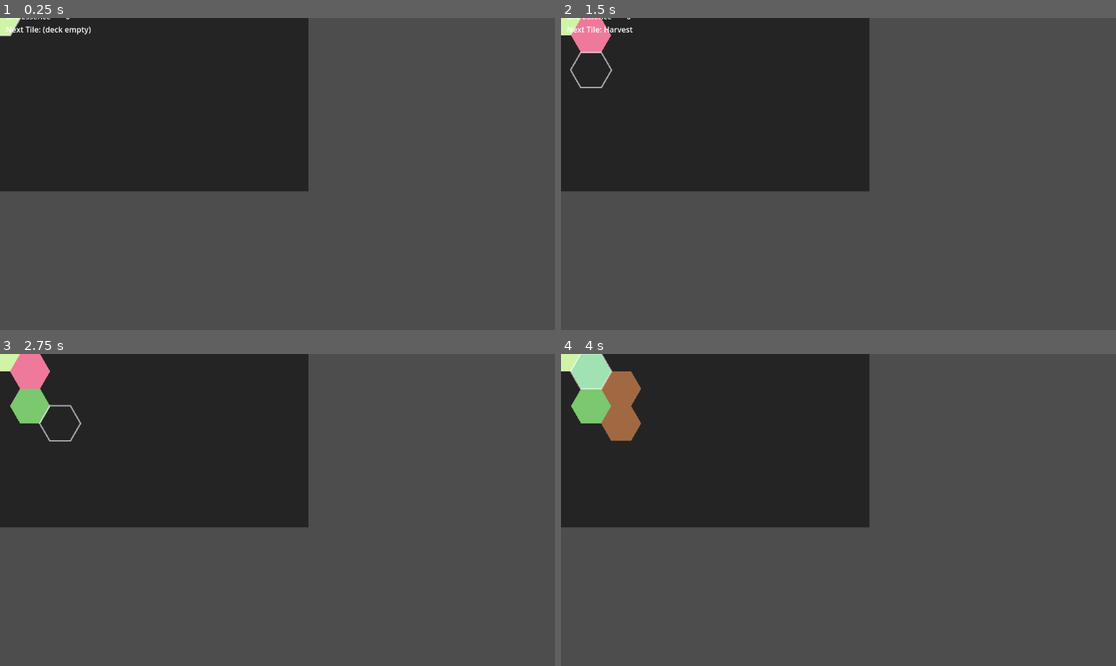
Above: before the commit, frames 1-4 (two rows, left to right).
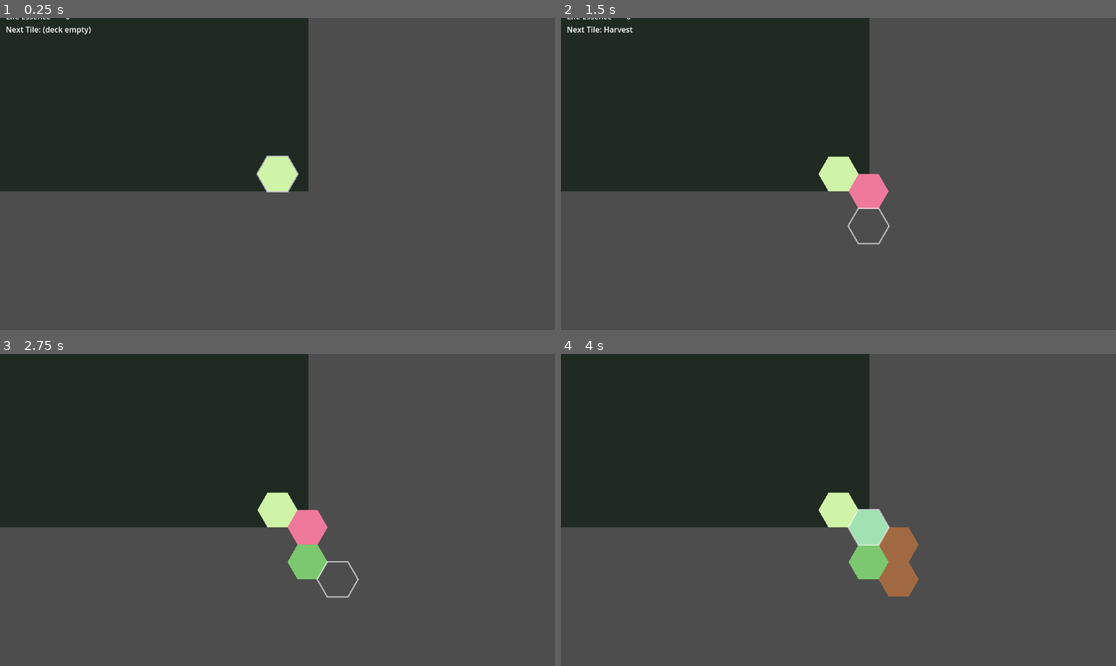
Above: after the commit, the same moments.

Repository: Millstreamu/BumbleJess
Game: Godot game, scene res://scenes/Main.tscn
Same seed, same stepped clock (60 frames per second), same inputs: the game is played once before the commit and once after it.
Inputs:
- Up to frame 1 (0.25 s): no input
- Up to frame 2 (1.5 s): tap Enter at 0.5 s; hold Right (ui_right) 0.53-1.28 s; tap Tab at 0.6, 1.35 s; tap Space (ui_accept) at 0.77, 1.25 s; hold Down (ui_down) from 1.28 s (still down)
- Up to frame 3 (2.75 s): tap Space (ui_accept) at 1.52, 2 s; release Down (ui_down) at 2.03 s; hold Right (ui_right) from 2.03 s (still down); tap Tab at 2.1 s
- Up to frame 4 (4 s): tap Space (ui_accept) at 2.75, 3.02, 3.5, 3.77 s; release Right (ui_right) at 2.78 s; hold Up (ui_up) 2.78-3.53 s; tap Tab at 2.85, 3.6 s; hold Left (ui_left) from 3.53 s (still down)

The runs differ from the first frame. In frame 1, 0.9% of the frame differs, in the area x 0-54%, y 0-56%; in frame 2, 2.2%; in frame 3, 3.4%; in frame 4, 5.7%, in the area x 0-65%, y 0-78%.
Error before the commit: Parse Error: Could not preload resource script "res://src/systems/Enclosure.gd". (res://scripts/Main.gd:4)

Commit message:
Fix enclosure helper usage and type warnings

Diff:
--- a/src/systems/Enclosure.gd
+++ b/src/systems/Enclosure.gd
@@ -41,29 +41,26 @@
         for k in RunState.overgrowth.keys():
                 og[k] = true
 
-        func is_empty(ax: Vector2i) -> bool:
-                var k := key(ax)
-                return (not placed.has(k)) and (not og.has(k))
-
         var visited := {}
         var queue: Array = []
-
-        func enqueue(ax: Vector2i) -> void:
-                var k := key(ax)
-                if visited.has(k):
-                        return
-                queue.append(ax)
+        var enqueued := {}
 
         for q in range(min_q, max_q + 1):
                 for r in [min_r, max_r]:
                         var ax := Vector2i(q, r)
-                        if is_empty(ax):
-                                enqueue(ax)
+                        if _is_empty(ax, placed, og):
+                                var k := key(ax)
+                                if not enqueued.has(k):
+                                        queue.append(ax)
+                                        enqueued[k] = true
         for r in range(min_r, max_r + 1):
                 for q in [min_q, max_q]:
                         var ax := Vector2i(q, r)
-                        if is_empty(ax):
-                                enqueue(ax)
+                        if _is_empty(ax, placed, og):
+                                var k := key(ax)
+                                if not enqueued.has(k):
+                                        queue.append(ax)
+                                        enqueued[k] = true
 
         while queue.size() > 0:
                 var cur: Vector2i = queue.pop_back()
@@ -77,17 +74,23 @@
                         var nk := key(n)
                         if visited.has(nk):
                                 continue
-                        if is_empty(n):
-                                queue.append(n)
+                        if _is_empty(n, placed, og):
+                                if not enqueued.has(nk):
+                                        queue.append(n)
+                                        enqueued[nk] = true
 
         for q in range(min_q, max_q + 1):
                 for r in range(min_r, max_r + 1):
                         var ax := Vector2i(q, r)
                         var k := key(ax)
-                        if is_empty(ax) and not visited.has(k):
+                        if _is_empty(ax, placed, og) and not visited.has(k):
                                 if not RunState.overgrowth.has(k):
                                         RunState.overgrowth[k] = 0
 
 static func _unkey(k: String) -> Vector2i:
         var parts := k.split(",")
         return Vector2i(int(parts[0]), int(parts[1]))
+
+static func _is_empty(ax: Vector2i, placed: Dictionary, og: Dictionary) -> bool:
+        var k := key(ax)
+        return (not placed.has(k)) and (not og.has(k))
--- a/src/systems/Resources.gd
+++ b/src/systems/Resources.gd
@@ -65,7 +65,7 @@
         var key := _normalize(resource_type)
         var entry := _ensure_entry(key)
         var cap: int = int(entry.get("cap", 0))
-        var new_cap := max(0, cap + delta)
+        var new_cap: int = max(0, cap + delta)
         if new_cap == cap:
                 return cap
         entry["cap"] = new_cap
